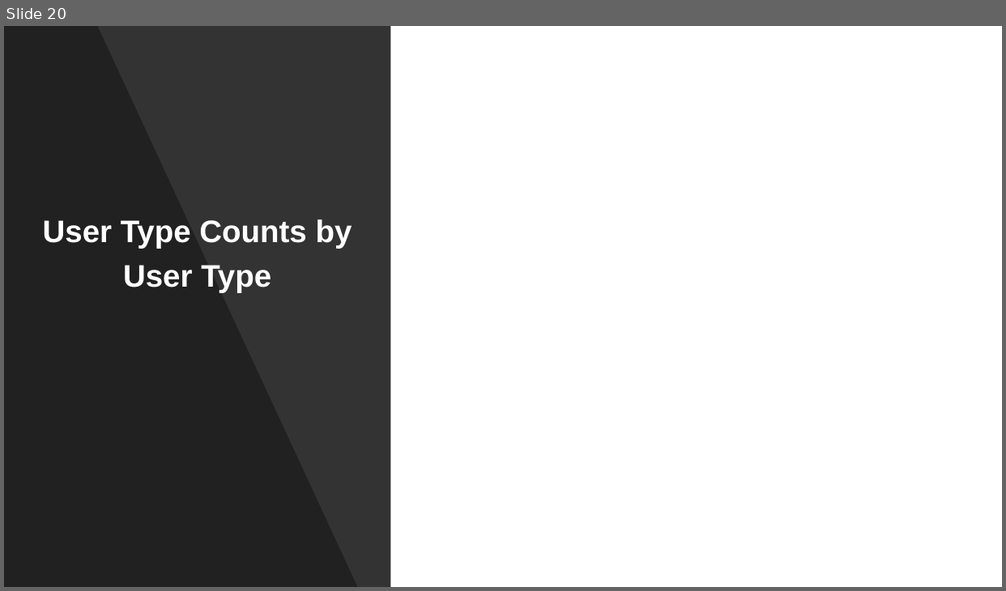
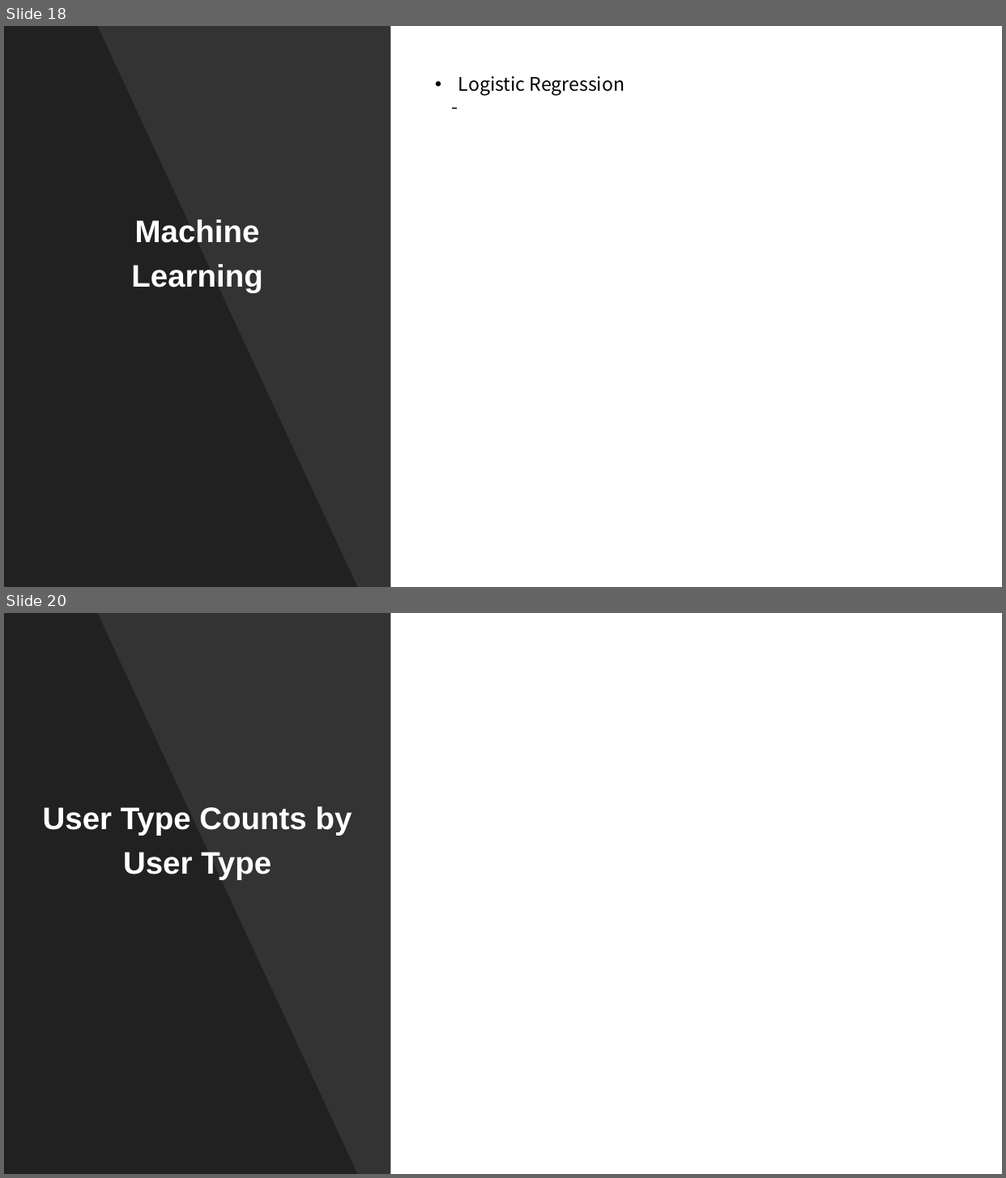
Before and after one commit to kkrlee/CitiBike-Capstone, a slide deck: Citi Bike.pptx. Shown one above the other, each under a label of ours: slide 20 before the commit, slides 18 and 20 after it; the slides between them are not shown. The pictures are 1006x591 and 1006x1178 pixels, drawn with LibreOffice and Linux fonts; fonts in the diff are those of the drawing. Boxes give left, top, right and bottom in pixels: in the first picture for what was removed or moved away, otherwise in the second. Text is boxed around its words. In the diff, an @@ line names an element or a change of style, - is before the commit and + after.

```diff
--- a/Citi Bike.pptx
+++ b/Citi Bike.pptx
@@ slide 18 added at [4, 26, 1002, 587], background #FFFFFF @@
@@ rectangle added at [4, 26, 391, 587], fill #000000 at 80% opacity @@
@@ freeform shape added at [4, 26, 357, 587], fill #000000 at 35% opacity @@
@@ text added at [458, 76, 625, 96], 18 pt, text #000000 @@
+• Logistic Regression
+-
@@ subtitle added at [131, 220, 262, 292], 30 pt, text #FFFFFF, bold @@
+Machine
+Learning
```
Also in this commit, not shown: 5 slides changed, 2 other slides added, 10 slides removed, 1 other file.
